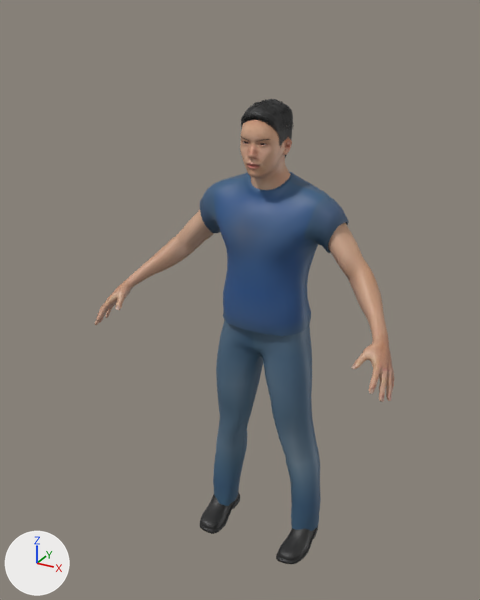
One commit to the FBX model assets/models/tarkhan.fbx: the scene before it, then after it.
One viewpoint serves both versions: a 50 mm lens placed at (1.11, -2.28, 2.26), pointed at (-0.06, -0.15, 1.2). Every picture has the same lights, and +X, +Y and +Z are marked at lower left. The older version comes first. Where no turn or scale is listed for an object, it has been applied to the vertices.

In view in the first picture: 'tarkhan_body', 'tarkhan_body.male_casualsuit04', 'tarkhan_body.shoes04', 'tarkhan_body.short01'.
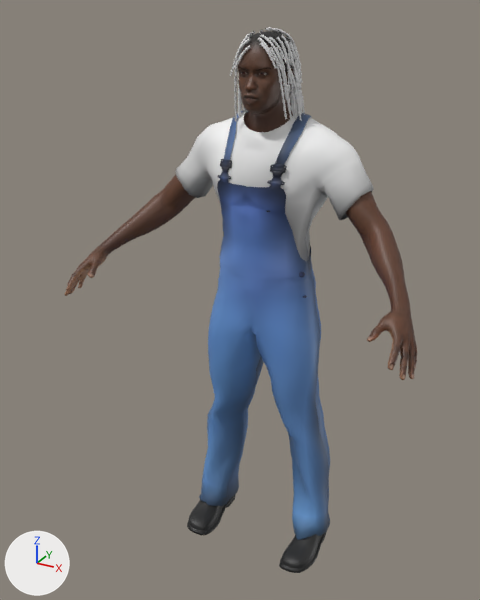
Location of each change, (x1, y1, x2, y2) in pixels of the pictures (480 x 600 px; the box of a moved part takes in the faces that stretch with it):
'tarkhan_body.male_worksuit01', added: after (175, 110, 374, 540)
'tarkhan_body.male_casualsuit04', deleted (blue): before (200, 172, 349, 531)
'tarkhan_body', surface changed, reshaped: before (94, 119, 395, 402); after (65, 31, 417, 380)
'tarkhan_body.shoes04', reshaped: before (200, 491, 318, 564); after (187, 494, 327, 573)
'tarkhan_locs', added: after (230, 27, 305, 122)
'tarkhan_body.short01', deleted: before (241, 99, 294, 158)
part 1 of me_base_018, rebuilt: before (328, 223, 395, 402); after (346, 191, 417, 380)
part 2 of me_base_018, rebuilt (9% wider): before (94, 210, 214, 325); after (65, 175, 196, 296)
part 3 of me_base_018, moved or reshaped: before (240, 119, 292, 190); after (238, 31, 294, 132)
part 4 of me_shoes04_004, moved or reshaped: before (276, 526, 318, 564); after (279, 531, 327, 573)
part 5 of me_shoes04_004, moved or reshaped: before (200, 491, 240, 534); after (187, 494, 236, 535)

What the commit changed:
Picture 'young_darkskinned_male_diffuse.png_1024.png' (img_young_darkskinned_male_diffuse_png_1024_png) is new.
Picture 'male_worksuit01_diffuse.png_16.png' (img_male_worksuit01_diffuse_png_16_png) is new.
Material 'tarkhan_body.body_fbx' (mat_tarkhan_body_body_fbx) changes its picture from img_young_lightskinned_male_diffuse3_png_1024_png to img_young_darkskinned_male_diffuse_png_1024_png.
Material 'tarkhan_body.male_worksuit01_fbx' (mat_tarkhan_body_male_worksuit01_fbx) is new.
Its texture is img_male_worksuit01_diffuse_png_16_png.
Material 'tarkhan_locs_mat_fbx' (mat_tarkhan_locs_mat_fbx) is new.
Its base color is (0.8, 0.8, 0.8) (white #e7e7e7).
me_shoes04_004 is used by ob_tarkhan_body_shoes04; location (0.0, 0.0, 0.0).
me_shoes04_004 had 1722 vertices, 1660 faces and spanned x -0.27..0.27, y -0.224..0.071, z -0.003..0.236.
me_shoes04_004 now has 1722 vertices, 1660 faces and spans x -0.318..0.318, y -0.262..0.078, z -0.004..0.283.
me_shoes04_004 part 4: the loose piece of 717 vertices spanning x 0.149..0.27, y -0.224..0.071, z -0.003..0.117 is multiplied about its middle by the matrix ((1.155, -0.016, -0.013), (-0.023, 1.152, 0.011), (0.022, -0.014, 1.171)), then moved by (0.038, -0.015, 0.01).
me_shoes04_004 part 5: the loose piece of 717 vertices spanning x -0.27..-0.149, y -0.224..0.071, z -0.003..0.117 is multiplied about its middle by the matrix ((1.155, 0.016, 0.013), (0.023, 1.152, 0.011), (-0.022, -0.014, 1.171)), then moved by (-0.038, -0.015, 0.01).
Other edits to the shape of me_shoes04_004 do not show in these pictures.
me_base_018 is used by ob_tarkhan_body; location (0.0, 0.0, 0.0).
me_base_018 had 8712 vertices, 8628 faces and spanned x -0.63..0.63, y -0.41..0.07, z 0.17..1.94.
me_base_018 now has 8428 vertices, 8384 faces and spans x -0.71..0.71, y -0.49..0.07, z 1.19..2.19.
me_base_018 part 1: the loose piece of 2049 vertices spanning x 0.2..0.63, y -0.41..0.07, z 1.05..1.55 is rebuilt with 2009 vertices and now spans x 0.26..0.71, y -0.49..0.07, z 1.19..1.72.
me_base_018 part 2: the loose piece of 2049 vertices spanning x -0.63..-0.2, y -0.41..0.07, z 1.05..1.55 is rebuilt with 2009 vertices and now spans x -0.71..-0.26, y -0.49..0.07, z 1.19..1.72.
me_base_018 part 3: 5 vertices moved within x -0.04..0.04, y -0.14..-0.09, z 1.92..1.93; 4481 vertices removed from x -0.17..0.17, y -0.18..0.07, z 1.57..1.94; 4397 vertices added at x -0.13..0.13, y -0.2..0.06, z 1.82..2.19.
Other edits to the shape of me_base_018 do not show in these pictures.
Mesh me_male_worksuit01 is new.
It has 3763 vertices, 3493 faces and spans x -0.41..0.4, y -0.21..0.14, z 0.05..1.93.
It uses material mat_tarkhan_body_male_worksuit01_fbx (picture img_male_worksuit01_diffuse_png_16_png).
Mesh me_tarkhan_locs is new.
It has 14250 vertices, 13300 faces and spans x -0.136..0.139, y -0.177..0.091, z 1.846..2.202.
It uses material mat_tarkhan_locs_mat_fbx (white #e7e7e7).
Object 'tarkhan_body.short01' (ob_tarkhan_body_short01) is deleted.
Object 'tarkhan_body.male_casualsuit04' (ob_tarkhan_body_male_casualsuit04) is deleted.
Object 'tarkhan_body.male_worksuit01' (ob_tarkhan_body_male_worksuit01) is new; it shows me_male_worksuit01.
Its location is (0.0, 0.0, 0.0).
Object 'tarkhan_locs' (ob_tarkhan_locs) is new; it shows me_tarkhan_locs.
Its location is (0.0, 0.0, 0.0).
